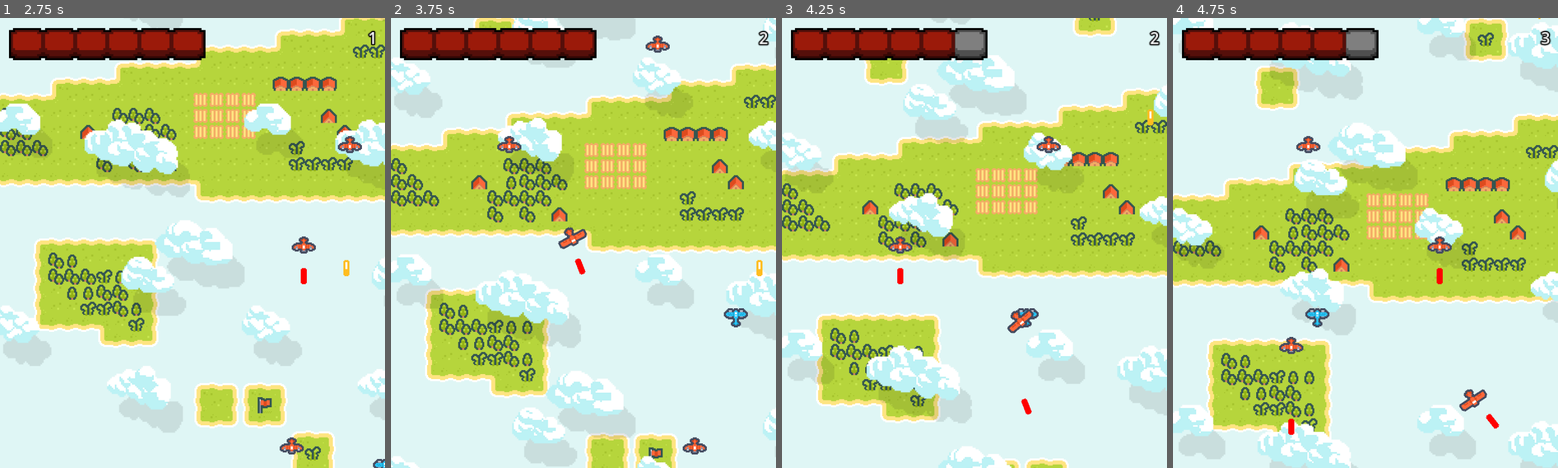
Above: before the commit, frames 1-4 (left to right).
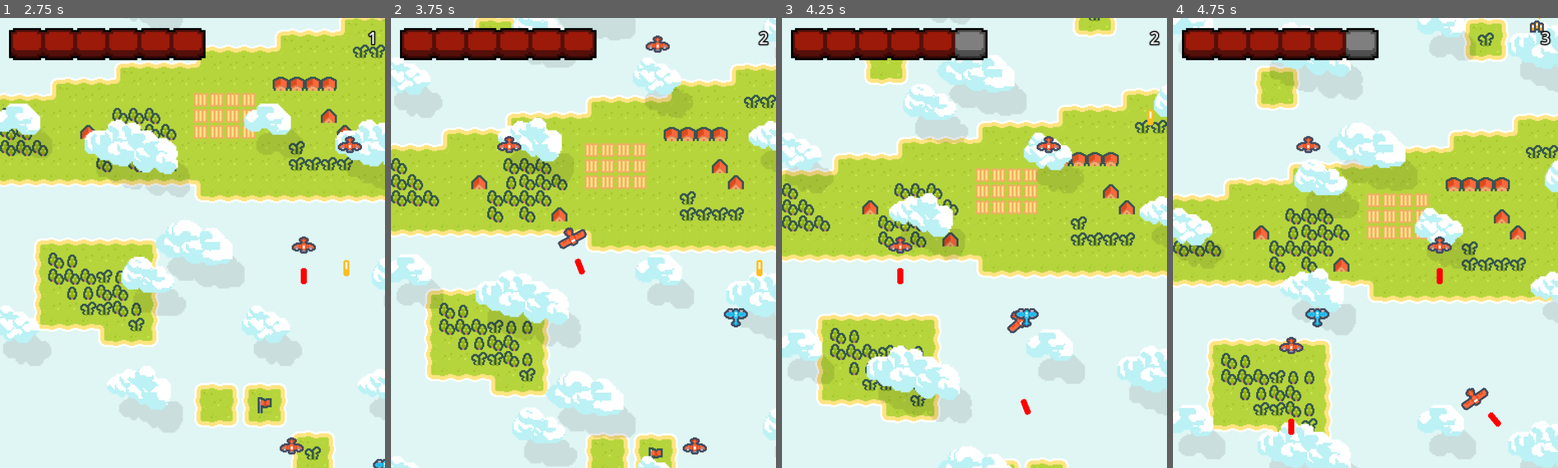
Above: after the commit, the same moments.

Repository: ProsaurusRex/Bullet-Hell-Lessons
Game: Godot game, scene res://game.tscn
The game is run twice, just before and just after one commit, with the same random seed, the same clock (stepped at 60 frames per second) and the same inputs.
Inputs:
- Up to frame 1 (2.75 s): hold D (p1_right) 0.53-1.28 s; tap Space (p1_shoot) at 0.6, 2.1 s; hold S (down) 1.28-2.03 s; tap E (p1_special) at 1.35 s; hold D (p1_right) from 2.03 s (still down)
- Up to frame 2 (3.75 s): release D (p1_right) at 2.78 s; hold W (p1_up) 2.78-3.53 s; tap E (p1_special) at 2.85 s; hold A (left) from 3.53 s (still down); tap Space (p1_shoot) at 3.6 s
- Up to frame 3 (4.25 s): keep holding A (left)
- Up to frame 4 (4.75 s): keep holding A (left); tap E (p1_special) at 4.35 s

Frame 1 is identical in both runs. In frame 2, less than 0.1% of the frame differs, in the area x 43-51%, y 46-57%; in frame 3, 0.1%; in frame 4, 0.3%, in the area x 74-97%, y 0-92%.

Commit message:
Powerup fixes
Removed exploit to permanently get powerups

Diff:
--- a/Enemies/Boss/boss.tscn
+++ b/Enemies/Boss/boss.tscn
@@ -1,11 +1,11 @@
 [gd_scene load_steps=3 format=3 uid="uid://cqaf11k5fl3f0"]
 
 [ext_resource type="Script" path="res://Enemies/Boss/boss.gd" id="1_0vxhl"]
-[ext_resource type="PackedScene" uid="uid://lajra1vhadhc" path="res://Rewards/powerup.tscn" id="2_fj8ig"]
+[ext_resource type="PackedScene" uid="uid://bu4cmfjtib3xl" path="res://Rewards/powerup alt.tscn" id="2_kbyx8"]
 
 [node name="Boss" type="Node2D"]
 script = ExtResource("1_0vxhl")
-reward = ExtResource("2_fj8ig")
+reward = ExtResource("2_kbyx8")
 
 [node name="Sprite2D" type="Sprite2D" parent="."]
 rotation = 1.5708
--- /dev/null
+++ b/Enemies/Boss/boss_medium.tscn
@@ -0,0 +1,32 @@
+[gd_scene load_steps=6 format=3 uid="uid://cawt675c1onug"]
+
+[ext_resource type="PackedScene" uid="uid://cqaf11k5fl3f0" path="res://Enemies/Boss/boss.tscn" id="1_7wki4"]
+[ext_resource type="Texture2D" uid="uid://dvdhptihix43i" path="res://Sprites/Boss/body_03.png" id="2_tw1j8"]
+[ext_resource type="Texture2D" uid="uid://cl32e1lvcshd0" path="res://Sprites/Boss/body_01b.png" id="3_y85kb"]
+[ext_resource type="PackedScene" uid="uid://jqrqsimgk5kg" path="res://Enemies/Boss/missle_turret.tscn" id="4_wbrat"]
+[ext_resource type="PackedScene" uid="uid://dcsm5vbijr6b" path="res://Enemies/Boss/boss_cannon.tscn" id="5_8nimt"]
+
+[node name="Boss" instance=ExtResource("1_7wki4")]
+
+[node name="Sprite2D" parent="." index="0"]
+texture = ExtResource("2_tw1j8")
+
+[node name="Body01b" type="Sprite2D" parent="Sprite2D" index="0"]
+position = Vector2(-41, 12)
+texture = ExtResource("3_y85kb")
+
+[node name="Body01b2" type="Sprite2D" parent="Sprite2D" index="1"]
+position = Vector2(41, 11.9997)
+texture = ExtResource("3_y85kb")
+
+[node name="BossCannon" parent="Turrets" index="0" instance=ExtResource("4_wbrat")]
+position = Vector2(71, 0)
+
+[node name="BossCannon2" parent="Turrets" index="1" instance=ExtResource("5_8nimt")]
+position = Vector2(-9, -41)
+
+[node name="BossCannon3" parent="Turrets" index="2" instance=ExtResource("5_8nimt")]
+position = Vector2(-9, 0)
+
+[node name="BossCannon4" parent="Turrets" index="3" instance=ExtResource("5_8nimt")]
+position = Vector2(-9, 41)
--- a/Projectiles/missle.gd
+++ b/Projectiles/missle.gd
@@ -22,6 +22,6 @@
 
 func _on_area_entered(area: Area2D) -> void:
 	if area is Bullet:
-		if area.player_bullet:
+		if area.player_bullet != player_bullet:
 			area.queue_free()
 			queue_free()
--- a/Rewards/medpack.gd
+++ b/Rewards/medpack.gd
@@ -1,12 +1,5 @@
 class_name Medpack
-extends Area2D
+extends Powerup
 
-@export var speed = 100
-
-
-func _physics_process(delta: float) -> void:
-	position.y += speed * delta
-
-
-func _on_visible_on_screen_notifier_2d_screen_exited() -> void:
-	queue_free()
+func apply_effect(player: Player):
+	player.take_damage(-1)
--- a/Rewards/medpack.tscn
+++ b/Rewards/medpack.tscn
@@ -16,8 +16,11 @@
 frame = 24
 
 [node name="CollisionShape2D" type="CollisionShape2D" parent="."]
+visible = false
 shape = SubResource("RectangleShape2D_h0ksu")
 
 [node name="VisibleOnScreenNotifier2D" type="VisibleOnScreenNotifier2D" parent="."]
+visible = false
 
+[connection signal="area_entered" from="." to="." method="_on_area_entered"]
 [connection signal="screen_exited" from="VisibleOnScreenNotifier2D" to="." method="_on_visible_on_screen_notifier_2d_screen_exited"]
--- /dev/null
+++ b/Rewards/missile_powerup.gd
@@ -0,0 +1,11 @@
+extends Powerup
+
+@export var special_ammo: PackedScene
+
+
+func apply_effect(player: Player):
+	var old_bullets = player.bullet_scene
+	if old_bullets != special_ammo:
+		player.bullet_scene = special_ammo
+		var timer = get_tree().create_timer(5.0)
+		timer.connect("timeout", func(): player.bullet_scene = old_bullets)
--- /dev/null
+++ b/Rewards/missile_powerup.tscn
@@ -0,0 +1,12 @@
+[gd_scene load_steps=4 format=3 uid="uid://dspaf1de0h450"]
+
+[ext_resource type="PackedScene" uid="uid://bu4cmfjtib3xl" path="res://Rewards/powerup alt.tscn" id="1_etofl"]
+[ext_resource type="Script" path="res://Rewards/missile_powerup.gd" id="2_pae6e"]
+[ext_resource type="PackedScene" uid="uid://18a0alh8uguj" path="res://Projectiles/missle.tscn" id="3_ohgis"]
+
+[node name="Powerup" instance=ExtResource("1_etofl")]
+script = ExtResource("2_pae6e")
+special_ammo = ExtResource("3_ohgis")
+
+[node name="Sprite2D" parent="." index="0"]
+frame = 14
--- /dev/null
+++ b/Rewards/multishot_powerup.gd
@@ -0,0 +1,5 @@
+extends Powerup
+
+func apply_effect(player: Player):
+	if player.bullet_count < player.MAX_BULLET_COUNT:
+		player.bullet_count += 1
--- a/Rewards/powerup alt.tscn
+++ b/Rewards/powerup alt.tscn
@@ -1,13 +1,13 @@
 [gd_scene load_steps=4 format=3 uid="uid://bu4cmfjtib3xl"]
 
-[ext_resource type="Script" path="res://Rewards/powerup.gd" id="1_mdr2e"]
+[ext_resource type="Script" path="res://Rewards/multishot_powerup.gd" id="1_684nm"]
 [ext_resource type="Texture2D" uid="uid://6uo0gjiirekk" path="res://Sprites/Background/tileset.png" id="1_pk03u"]
 
 [sub_resource type="RectangleShape2D" id="RectangleShape2D_8ek42"]
 size = Vector2(12, 14)
 
 [node name="Powerup" type="Area2D"]
-script = ExtResource("1_mdr2e")
+script = ExtResource("1_684nm")
 
 [node name="Sprite2D" type="Sprite2D" parent="."]
 texture = ExtResource("1_pk03u")
@@ -16,9 +16,11 @@
 frame = 25
 
 [node name="CollisionShape2D" type="CollisionShape2D" parent="."]
+visible = false
 shape = SubResource("RectangleShape2D_8ek42")
 
 [node name="VisibleOnScreenNotifier2D" type="VisibleOnScreenNotifier2D" parent="."]
+visible = false
 
 [connection signal="area_entered" from="." to="." method="_on_area_entered"]
 [connection signal="screen_exited" from="VisibleOnScreenNotifier2D" to="." method="_on_visible_on_screen_notifier_2d_screen_exited"]
--- /dev/null
+++ b/Rewards/rapid_fire_powerup.gd
@@ -0,0 +1,7 @@
+extends Powerup
+
+
+func apply_effect(player: Player):
+	player.bullet_cooldown /= 2
+	var timer = get_tree().create_timer(5.0)
+	timer.connect("timeout", func(): player.bullet_cooldown *= 2)
--- /dev/null
+++ b/Rewards/rapidfire_powerup.tscn
@@ -0,0 +1,10 @@
+[gd_scene load_steps=3 format=3 uid="uid://b4e344y6p275v"]
+
+[ext_resource type="PackedScene" uid="uid://bu4cmfjtib3xl" path="res://Rewards/powerup alt.tscn" id="1_nrkjj"]
+[ext_resource type="Script" path="res://Rewards/rapid_fire_powerup.gd" id="2_50r8s"]
+
+[node name="Powerup" instance=ExtResource("1_nrkjj")]
+script = ExtResource("2_50r8s")
+
+[node name="Sprite2D" parent="." index="0"]
+frame = 15
--- a/game.tscn
+++ b/game.tscn
@@ -1,11 +1,12 @@
-[gd_scene load_steps=10 format=3 uid="uid://c16jahwoyxuxb"]
+[gd_scene load_steps=11 format=3 uid="uid://c16jahwoyxuxb"]
 
 [ext_resource type="PackedScene" uid="uid://srsshjpba14m" path="res://background.tscn" id="1_2toqg"]
 [ext_resource type="Script" path="res://main.gd" id="1_uctw1"]
 [ext_resource type="PackedScene" uid="uid://qw62h74lvj51" path="res://player.tscn" id="2_4sqo1"]
-[ext_resource type="PackedScene" uid="uid://bu4cmfjtib3xl" path="res://Rewards/powerup alt.tscn" id="2_hi51x"]
+[ext_resource type="PackedScene" uid="uid://c0bogr3ahv2t5" path="res://Rewards/medpack.tscn" id="2_da51v"]
+[ext_resource type="PackedScene" uid="uid://dspaf1de0h450" path="res://Rewards/missile_powerup.tscn" id="3_a4cj7"]
 [ext_resource type="Script" path="res://bullet_manager.gd" id="4_f8drj"]
-[ext_resource type="PackedScene" uid="uid://bnoywjb27d21m" path="res://Projectiles/bullet.tscn" id="4_rs8is"]
+[ext_resource type="PackedScene" uid="uid://b4e344y6p275v" path="res://Rewards/rapidfire_powerup.tscn" id="4_vgsqn"]
 [ext_resource type="Texture2D" uid="uid://c1naoplovwnwx" path="res://Sprites/empty_bar.png" id="4_vv5gn"]
 [ext_resource type="Texture2D" uid="uid://miky8mi4ni4l" path="res://Sprites/health_bar.png" id="5_ah4lj"]
 
@@ -15,7 +16,7 @@
 
 [node name="Game" type="Node2D"]
 script = ExtResource("1_uctw1")
-reward = ExtResource("2_hi51x")
+rewards = Array[PackedScene]([ExtResource("2_da51v"), ExtResource("3_a4cj7"), ExtResource("4_vgsqn")])
 
 [node name="Background" parent="." instance=ExtResource("1_2toqg")]
 
@@ -23,16 +24,15 @@
 position = Vector2(192, 224)
 zoom = Vector2(2, 2)
 
-[node name="Player" parent="." node_paths=PackedStringArray("bullet_manager") instance=ExtResource("2_4sqo1")]
-position = Vector2(179, 417)
-rotation = -1.5708
-bullet_scene = ExtResource("4_rs8is")
-bullet_manager = NodePath("../Bullets")
-
 [node name="Enemies" type="Node2D" parent="."]
 
 [node name="Bullets" type="Node2D" parent="."]
 script = ExtResource("4_f8drj")
+
+[node name="Player" parent="." node_paths=PackedStringArray("bullet_manager") instance=ExtResource("2_4sqo1")]
+position = Vector2(179, 417)
+rotation = -1.5708
+bullet_manager = NodePath("../Bullets")
 
 [node name="Timers" type="Node2D" parent="."]
 
--- a/main.gd
+++ b/main.gd
@@ -5,11 +5,12 @@
 @onready var enemy_scenes = [preload("res://Enemies/enemy.tscn"),
 							preload("res://Enemies/seeker.tscn")]
 @onready var boss_scenes = [preload("res://Enemies/Boss/boss_easy.tscn"),
+							preload("res://Enemies/Boss/boss_medium.tscn"),
 							preload("res://Enemies/Boss/boss_hard.tscn")]
 
 var score = 0
 var boss_active = false
-var boss_number = 1
+var boss_number = 0
 
 var enemy_spacing = 32
 var new_enemy_pos_x = enemy_spacing
@@ -54,7 +55,7 @@
 	new_boss.position = Vector2(224, -200)
 	new_boss.bullet_manager = $Bullets
 	new_boss.target = $Player
-	new_boss.health_per_turret = 5 * boss_number
+	new_boss.health_per_turret = 5 * (boss_number + 1)
 	new_boss.connect("tree_exiting", func(): boss_active = false)
 	$Enemies.add_child.call_deferred(new_boss)
 	var tween = create_tween()
@@ -64,11 +65,11 @@
 func increase_score(pos, amount = 1):
 	score += amount
 	$Score.text = str(score)
-	if score >= 10 * boss_number and not boss_active:
+	if score >= 10 * (boss_number + 1) and not boss_active:
 		boss_active = true
+		create_boss()
 		boss_number += 1
-		create_boss()
-	if randf() < 0.1:
+	if randf() < 0.2:
 		var new_reward = rewards[randi() % len(rewards)].instantiate()
 		new_reward.position = pos
 		$Bullets.add_child.call_deferred(new_reward)
--- a/missile_powerup.gd
+++ /dev/null
@@ -1,10 +0,0 @@
-extends Powerup
-
-@export var special_ammo: PackedScene
-
-
-func apply_effect(player: Player):
-	var old_bullets = player.bullet_scene
-	player.bullet_scene = special_ammo
-	var timer = get_tree().create_timer(5.0)
-	timer.connect("timeout", func(): player.bullet_scene = old_bullets)
--- a/player.gd
+++ b/player.gd
@@ -59,6 +59,11 @@
 		new_bullet.rotation += (bullet_count-1)/2 * PI/8 - x * PI/8  # Spread bullets by an angle of PI/8
 		new_bullet.player_bullet = true  # This is a player's bullet
 		new_bullet.connect("on_hit", bullet_manager.create_explosion)
+		if new_bullet.has_method("set_target"):
+			new_bullet.target = self
+			for e in get_tree().get_nodes_in_group("Enemy"):
+				if position.distance_squared_to(e.global_position) > position.distance_squared_to(new_bullet.target.position):
+					new_bullet.target = e
 		bullet_manager.add_child(new_bullet)
 
 
@@ -79,12 +84,3 @@
 
 	elif area is Enemy:
 		take_damage()
-
-	#elif area is Powerup:
-		#if bullet_count < MAX_BULLET_COUNT:
-			#bullet_count += 1.0
-		#area.queue_free()
-
-	elif area is Medpack:
-		damage_taken.emit(self, -1)
-		area.queue_free()
